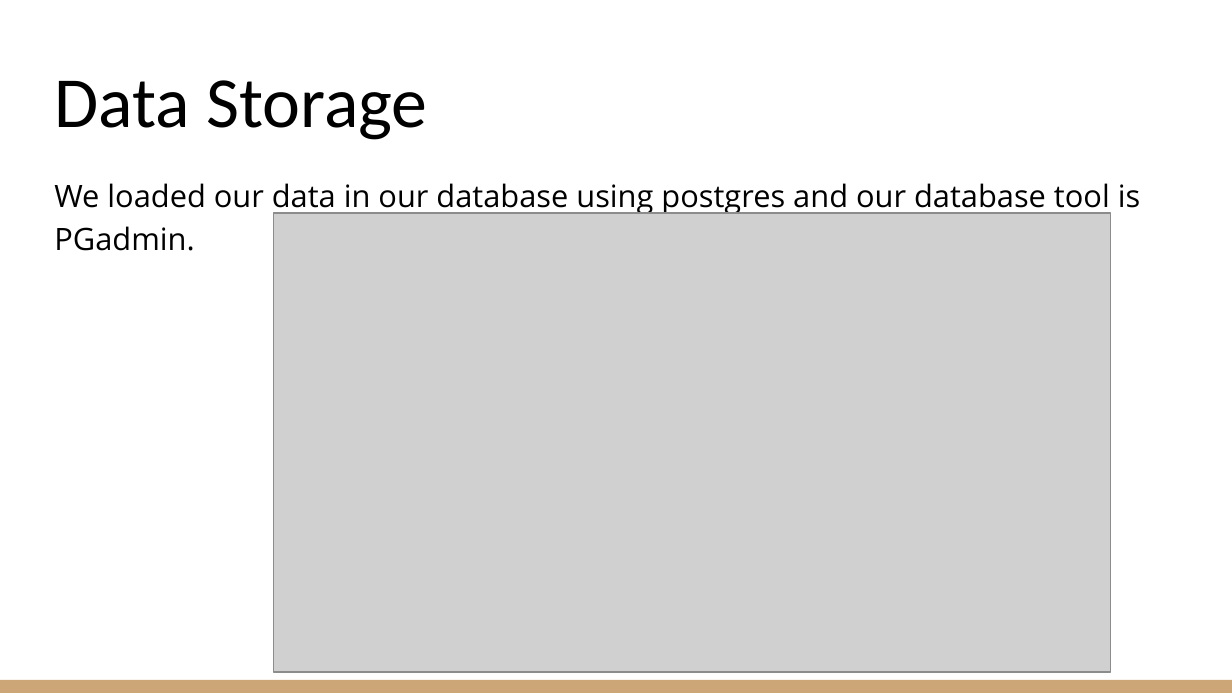
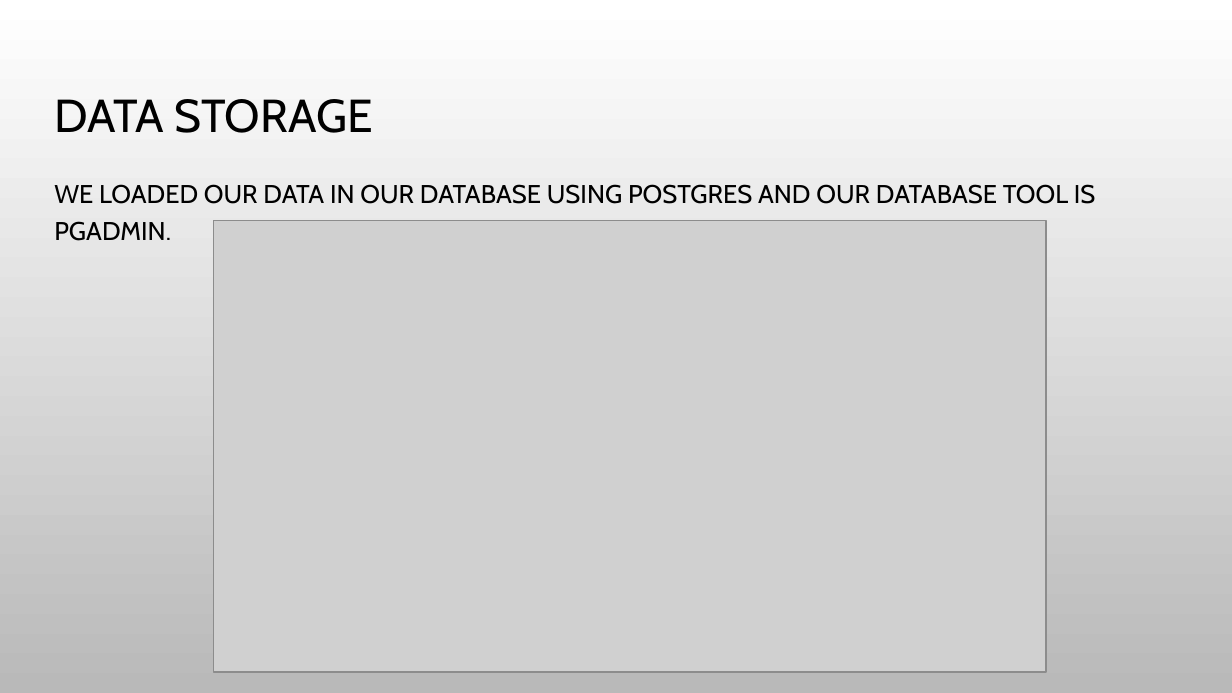
Before and after one commit to bradsmart1998/Project_4_Real_Estate_Regression, a slide deck: slide 9 of Project 4 - Perth House Prices.pptx. Drawn at 1232x693 pixels with LibreOffice and Linux fonts; fonts in the diff are those of the drawing; grey boxes stand for pictures; background and template pictures are left out. Boxes give left, top, right and bottom in pixels: in the first picture for what was removed or moved away, otherwise in the second. Text is boxed around its words. In the diff, an @@ line names an element or a change of style, - is before the commit and + after.

```diff
--- a/Project 4 - Perth House Prices.pptx
+++ b/Project 4 - Perth House Prices.pptx
@@ background #FFFFFF to picture (left out) @@
@@ title at (54,99,373,133): text changed; size 42 to 27 pt; font Calibri to Cabin @@
-Data Storage
+DATA STORAGE
@@ text at (54,184,1096,241): text changed; size 18 to 15 pt; font Open Sans to Cabin @@
-We loaded our data in our database using postgres and our database tool is PGadmin.
+WE LOADED OUR DATA IN OUR DATABASE USING POSTGRES AND OUR DATABASE TOOL IS PGADMIN.
@@ picture: place and size @@
-picture at (274,213,1111,673)
+picture at (213,221,1046,673)
@@ rectangle removed at (0,680,1232,693) @@
```
Also in this commit, not shown: 12 other slides changed.
